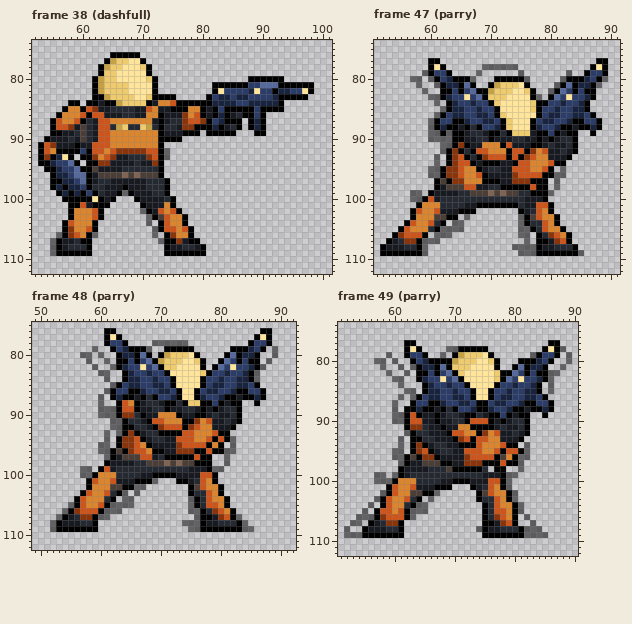
Pixel-art file, stored at sprites/commandorun.ase. The first picture shows the starting point.
150x150 pixels, 148 frames. Shown: frame 38 (dashfull): x 52..101, y 74..112; frame 47 (parry): x 51..91, y 74..112; frame 48 (parry): x 49..92, y 75..112; frame 49 (parry): x 51..90, y 74..112. The commit also changed other frames, which this record leaves out.
After:
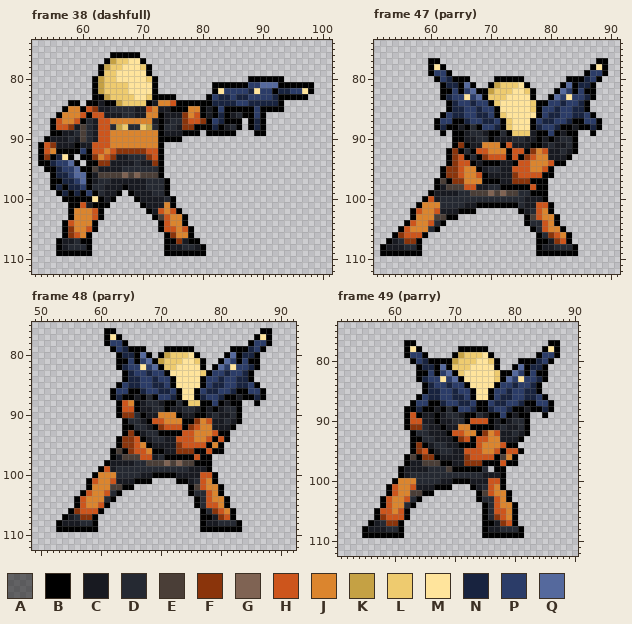
Palette (. is transparent): A #00000085  B #000000  C #181a21  D #252932  E #4a3e37  F #8a340b  G #7f6353  H #cd551c  J #db852e  K #c5a144  L #eecb6f  M #ffe49c  N #18233f  P #2b3c68  Q #55699d
Changes in this commit:
layer "Sketch 1" now hidden
Changed rows in their new state; - is an unchanged pixel.
Frame 38 (dashfull):
first column x 74:
 92 .
 93 .
first column x 55:
 99 ------------.------
102 ---------------.---
103 ----------------.--
104 ----------------.--
105 -----------------.-
106 -.-----.---------.-
107 .-----------------.
108 .------------------
109 .------------------
Frame 47 (parry):
first column x 57:
 78 ------------......---------------
 79 --.--------.------.-------.------
 80 ..-.------.--------.-----.------.
 81 -.--.-------------------.------.-
 82 --.--------------------.---------
 83 ---..----------------.-----------
 84 ----.----------------------------
 85 -----.---------------------------
 86 ----.----------------------------
 87 ---.-----------------------------
 88 ---.-----------------------------
 89 ---..-.--------------------------
 90 ---....--------------------------
 91 -----..--------------------------
 92 -----.---------------------------
 93 ----.----------------------------
 94 ----.----------------------------
 95 ---..--------------------.-------
 96 ---..-------------------..-------
 97 ------------------------.--------
 98 ------------------------.--------
 99 ..---------------------.---------
100 ..-------------------------------
103 ---------.--------.--------------
104 -------..---------.--------------
105 -----....---------..-------------
106 ----...-----------..-------------
107 --...--------------.-------------
108 --.--------------....------------
109 --.---------------...-------.----
Frame 48 (parry):
first column x 52:
 78 -----------------......---------------
 79 -------.--------.--------------------.
 80 -----..-.----------------------------.
 81 ------.--.--------------------------.-
 82 -------.--.------------------------.--
 83 --------..------------------------.---
 84 ---------.------------------------.---
 85 ----------.---------------------------
 86 ---------.----------------------------
 87 --------.-----------------------------
 88 --------.-----------------------------
 89 --------...---------------------------
 90 --------...---------------------------
 91 ----------..--------------------------
 92 ----------..--------------------------
 93 ---------.-.--------------------------
 94 ---------.--------------------.-------
 95 --------..--------------------.-------
 96 --------..-------------------..-------
 97 ---------.-------------------.--------
 98 -----------------------------.--------
 99 -----..--------------------..---------
100 -----..-------------------------------
101 -----------------.--------------------
102 --------------..----------------------
103 ------------.-.-----------------------
104 ------------..---------.--------------
105 ---.------....---------.--------------
106 --.------...-----------..-------------
107 -.------..--------------.------.------
108 .---------------------...-------.-----
109 .----------------------..-------..----
Frame 49 (parry):
first column x 52:
 78 -----------------..-----------------.-
 79 -------.--------.--------------.-----.
 80 -----..-.----------------------------.
 81 ------.--.-.------------------------.-
 82 -------.--.-----------------------..--
 83 --------..------------------------.---
 84 ---------.------------------------.---
 85 ----------..----------------------.---
 86 ---------.-.--------------------------
 87 --------.-----------------------------
 88 --------.-----------------------------
 89 --------..----------------------------
 90 --------..----------------------------
 92 ----------.---------------------------
 93 ---------.----------------------------
 94 ---------.--------------------.-------
 95 --------..--------------------.-------
 96 --------..-------------------..-------
 97 ---------.-------------------.--------
 98 -----------------------------.--------
 99 -----..-.------------------..---------
100 -----...-------------------.----------
101 ---------------------------.----------
102 ------.--------.------------.---------
103 -----.--------.-------------.---------
104 ----.-------..---------------.--------
105 ---.-------...---------------.--------
106 --...------.------------------.-------
107 -..----------------------------.------
108 .---------------------.-------...-----
109 ...---------------------------....----
